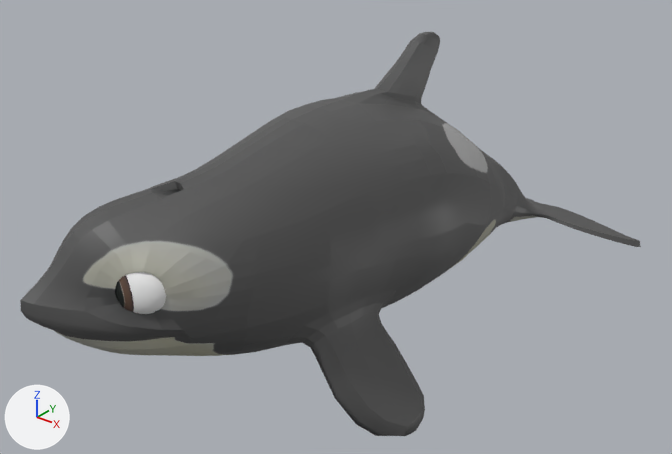
What one commit did to the FBX model FBXFiles/scarlet_point_behind.fbx.
Rendered twice from a 50 mm lens placed at (1.92, -2.73, 1.87), pointed at (-0.24, -0.04, 0.2). Every picture has the same lights, and +X, +Y and +Z are marked at lower left. Both versions are drawn at frame 121 of the action 'Take 001'; the numbers are the values there.

The first picture shows 'luna:left_eye_geo', 'luna:luna_geo'.
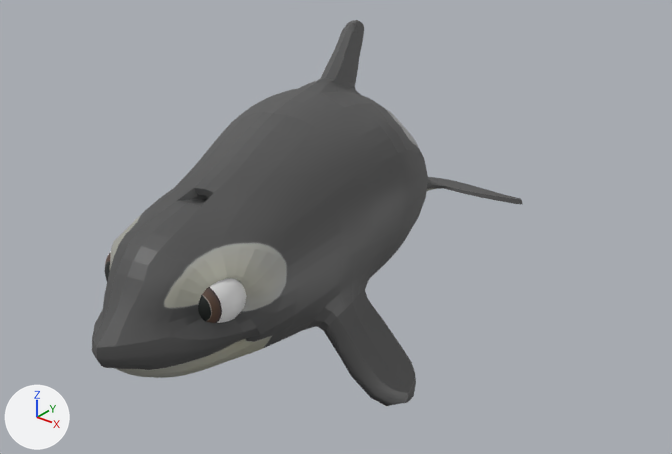
Changed parts and their boxes [x1, y1, x2, y2] in the pictures (672 x 454 px):
'luna:luna_geo', posed (31% narrower)
    before: [20, 32, 641, 436]
    after: [92, 20, 523, 406]
bone 'luna:center_root_bind_joint', root to tip
    before: (245, 250) to (241, 161)
    after: (246, 246) to (242, 158)
bone 'luna:center_neck_bind_joint', root to tip
    before: (245, 250) to (243, 207)
    after: (246, 246) to (244, 204)
bone 'luna:center_head_bind_joint', root to tip
    before: (205, 264) to (200, 195)
    after: (221, 266) to (217, 197)

The change in detail:
Bone 'luna:center_root_bind_joint' (bone_luna_center_root_bind_joint) moves from (0.2, 5.4, 0.0) to (2.2, 5.3, -1.6).
Bone 'luna:center_root_bind_joint' (bone_luna_center_root_bind_joint) turns from (0, 0, -2) to (0, 17, -2) degrees about its own x, y and z.
Bone 'luna:center_neck_bind_joint' (bone_luna_center_neck_bind_joint) turns from (0, -12, 2) to (0, -4, 2) degrees about its own x, y and z.
Bone 'luna:center_head_bind_joint' (bone_luna_center_head_bind_joint) turns from (0, -12, 0) to (0, -4, 0) degrees about its own x, y and z.
